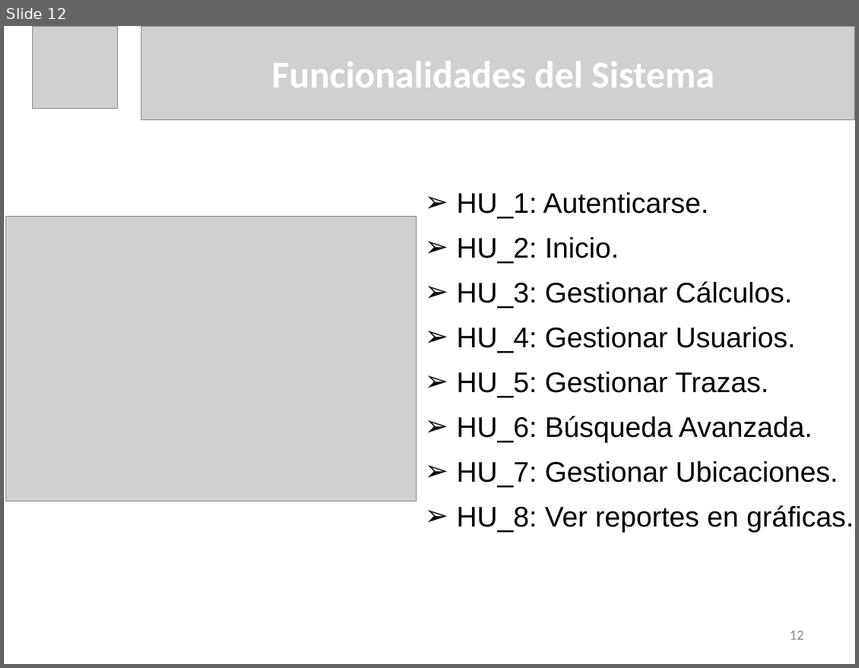
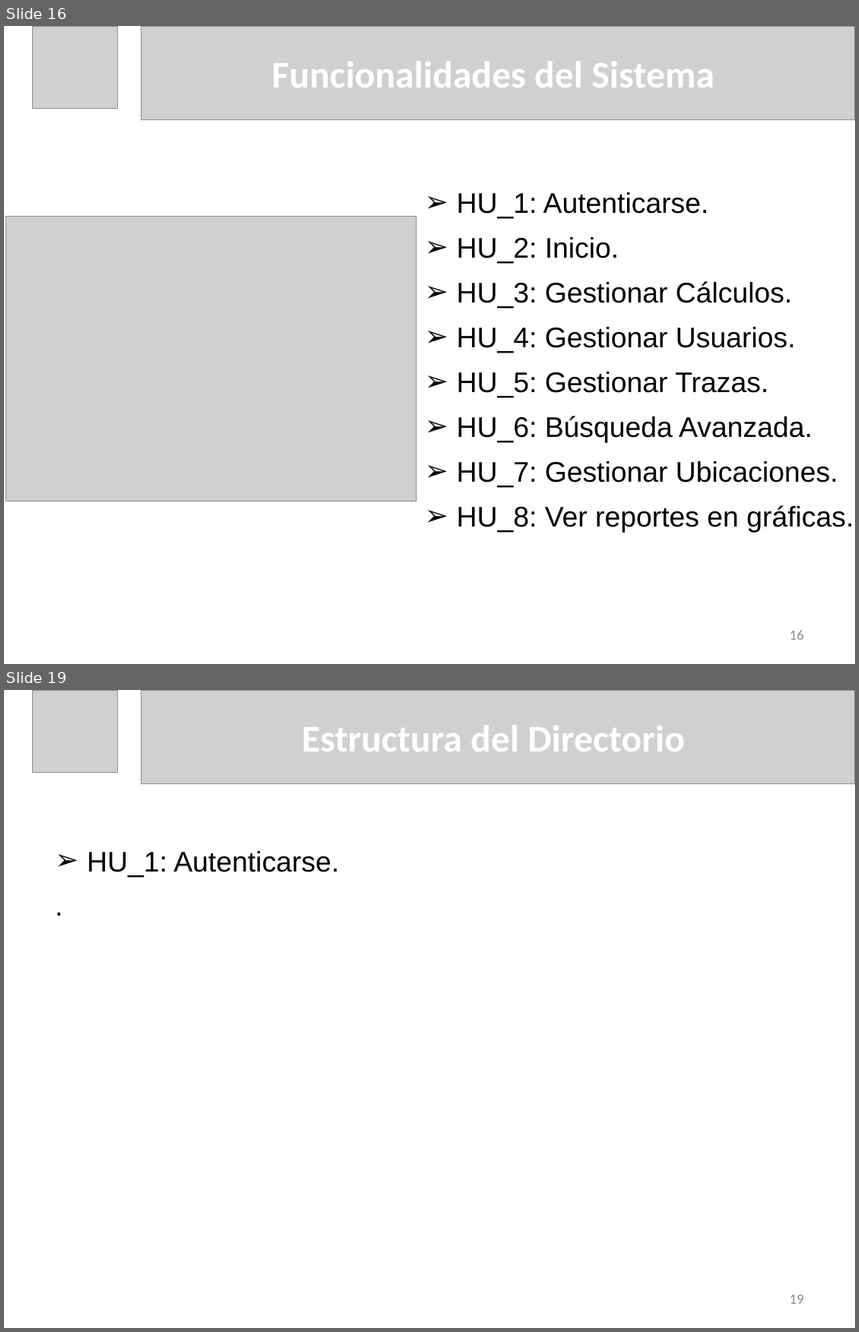
Before and after one commit to dariel-cabrera/MoreCoasts, a slide deck: DOC/Presentacion de Tesis Dariel Cabrera Lopez.pptx. Shown one above the other, each under a label of ours: slide 12 before the commit, slides 16 and 19 after it; the slides between them are not shown. The pictures are 859x668 and 859x1332 pixels, drawn with LibreOffice and Linux fonts; fonts in the diff are those of the drawing; grey boxes stand for pictures. Boxes give left, top, right and bottom in pixels: in the first picture for what was removed or moved away, otherwise in the second. Text is boxed around its words. In the diff, an @@ line names an element or a change of style, - is before the commit and + after.

```diff
--- a/DOC/Presentacion de Tesis Dariel Cabrera Lopez.pptx
+++ b/DOC/Presentacion de Tesis Dariel Cabrera Lopez.pptx
@@ slide 19 added at <box>4,690,855,1328</box>, background #FFFFFF @@
@@ picture added at <box>32,690,118,773</box> @@
@@ picture added at <box>141,690,855,784</box> @@
@@ title added at <box>302,725,685,752</box>, 32 pt, text #FFFFFF, bold @@
+Estructura del Directorio
@@ text added at <box>87,851,339,877</box>, 24 pt, text #000000 @@
+➢ HU_1: Autenticarse.
+.
@@ page number added at <box>790,1295,804,1304</box>, 12 pt, text #8C8C8C @@
+19
@@ what was slide 12 is now slide 16 @@
@@ page number at <box>790,630,804,640</box>: text changed @@
-12
+16
```
Also in this commit, not shown: 4 slides changed, 9 other slides added, 4 other files.
